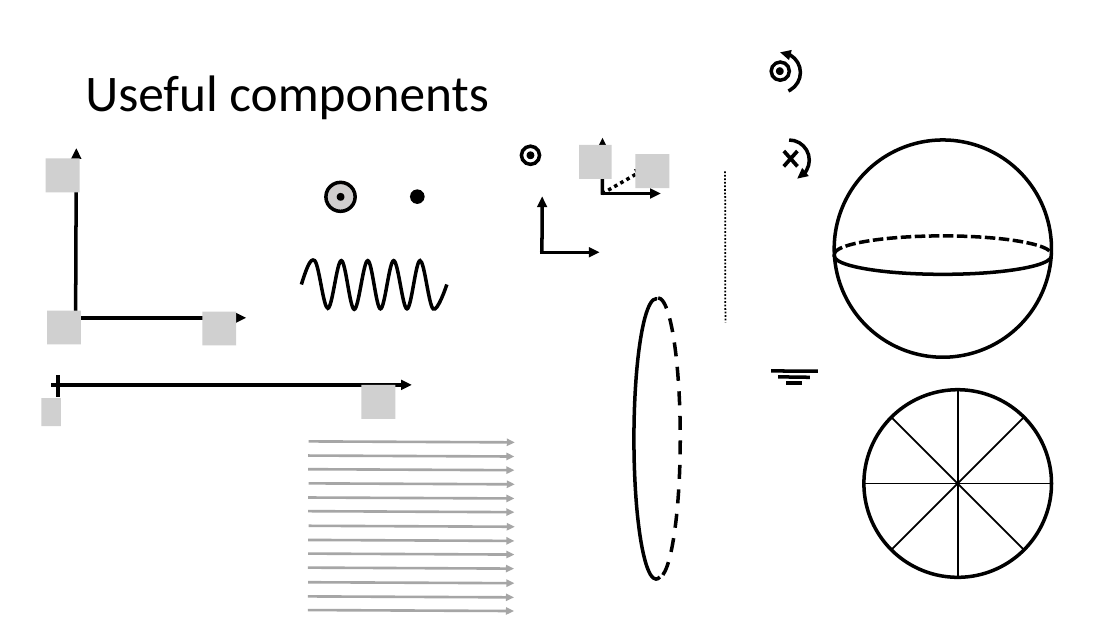
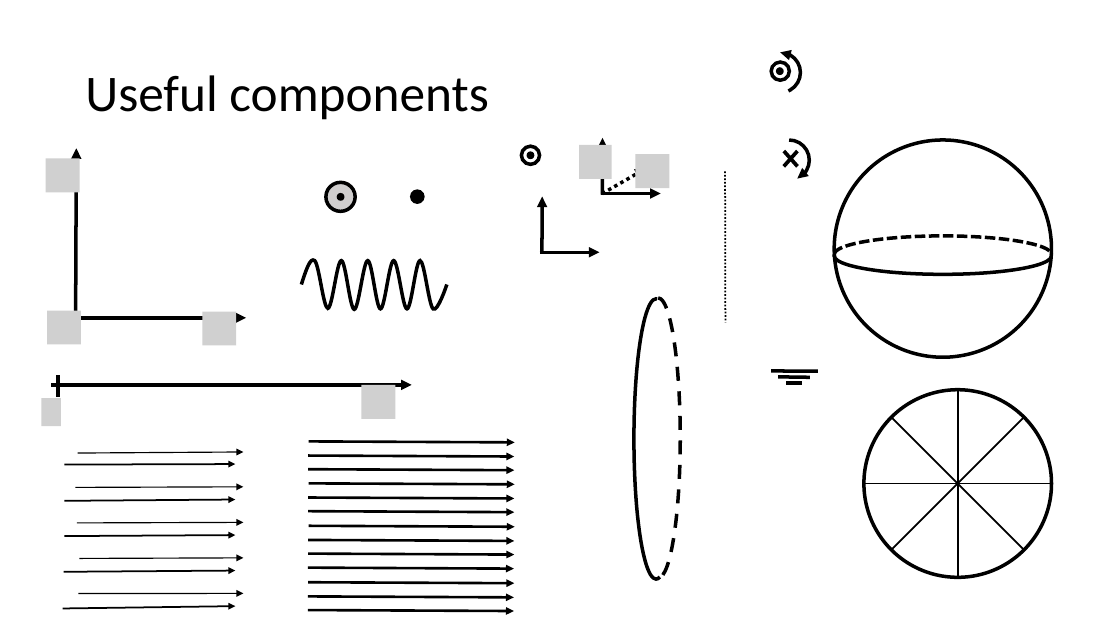
Before and after one commit to OSTP/PhysicsArtofModelling, a slide deck: slide 1 of tex/figures/Gauss/Figures.pptx. Drawn at 1120x630 pixels with LibreOffice and Linux fonts; fonts in the diff are those of the drawing; grey boxes stand for pictures; background and template pictures are left out. Boxes give left, top, right and bottom in pixels: in the first picture for what was removed or moved away, otherwise in the second. Text is boxed around its words. In the diff, an @@ line names an element or a change of style, - is before the commit and + after.

```diff
--- a/tex/figures/Gauss/Figures.pptx
+++ b/tex/figures/Gauss/Figures.pptx
@@ arrow (308, 441) - (515, 443): stroke #A6A6A6 2.25 pt to #000000 2.25 pt @@
@@ group added at <box>63,452,244,608</box>: 10 arrows @@
@@ arrow (308, 455) - (514, 457): stroke #A6A6A6 2.25 pt to #000000 2.25 pt @@
@@ arrow (308, 470) - (514, 471): stroke #A6A6A6 2.25 pt to #000000 2.25 pt @@
@@ arrow (308, 483) - (515, 485): stroke #A6A6A6 2.25 pt to #000000 2.25 pt @@
@@ arrow (308, 497) - (514, 498): stroke #A6A6A6 2.25 pt to #000000 2.25 pt @@
@@ arrow (308, 512) - (514, 513): stroke #A6A6A6 2.25 pt to #000000 2.25 pt @@
@@ arrow (308, 526) - (515, 527): stroke #A6A6A6 2.25 pt to #000000 2.25 pt @@
@@ arrow (308, 540) - (514, 541): stroke #A6A6A6 2.25 pt to #000000 2.25 pt @@
@@ arrow (308, 554) - (514, 555): stroke #A6A6A6 2.25 pt to #000000 2.25 pt @@
@@ arrow (308, 568) - (514, 569): stroke #A6A6A6 2.25 pt to #000000 2.25 pt @@
@@ arrow (308, 582) - (514, 583): stroke #A6A6A6 2.25 pt to #000000 2.25 pt @@
@@ arrow (308, 597) - (514, 597): stroke #A6A6A6 2.25 pt to #000000 2.25 pt @@
@@ arrow (308, 610) - (514, 611): stroke #A6A6A6 2.25 pt to #000000 2.25 pt @@
```
Also in this commit, not shown: 3 slides added, 3 slides removed, 10 other files.
